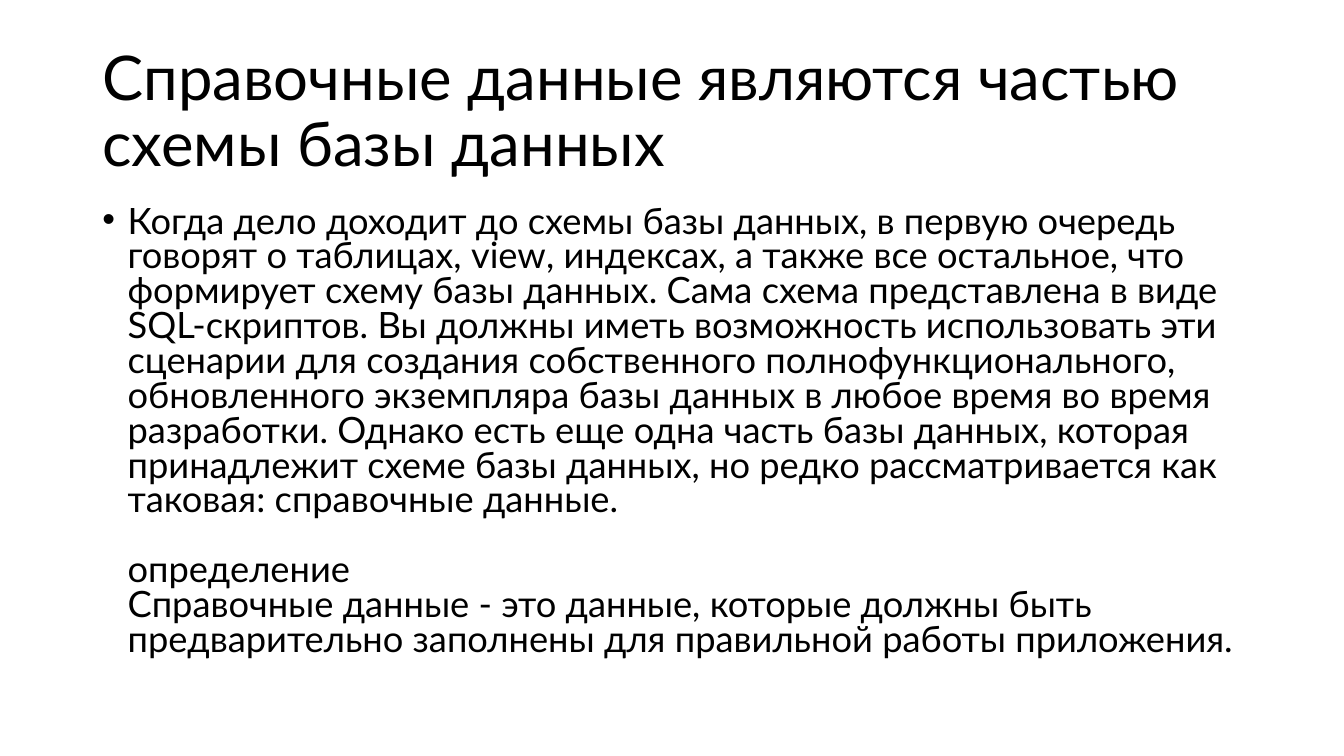
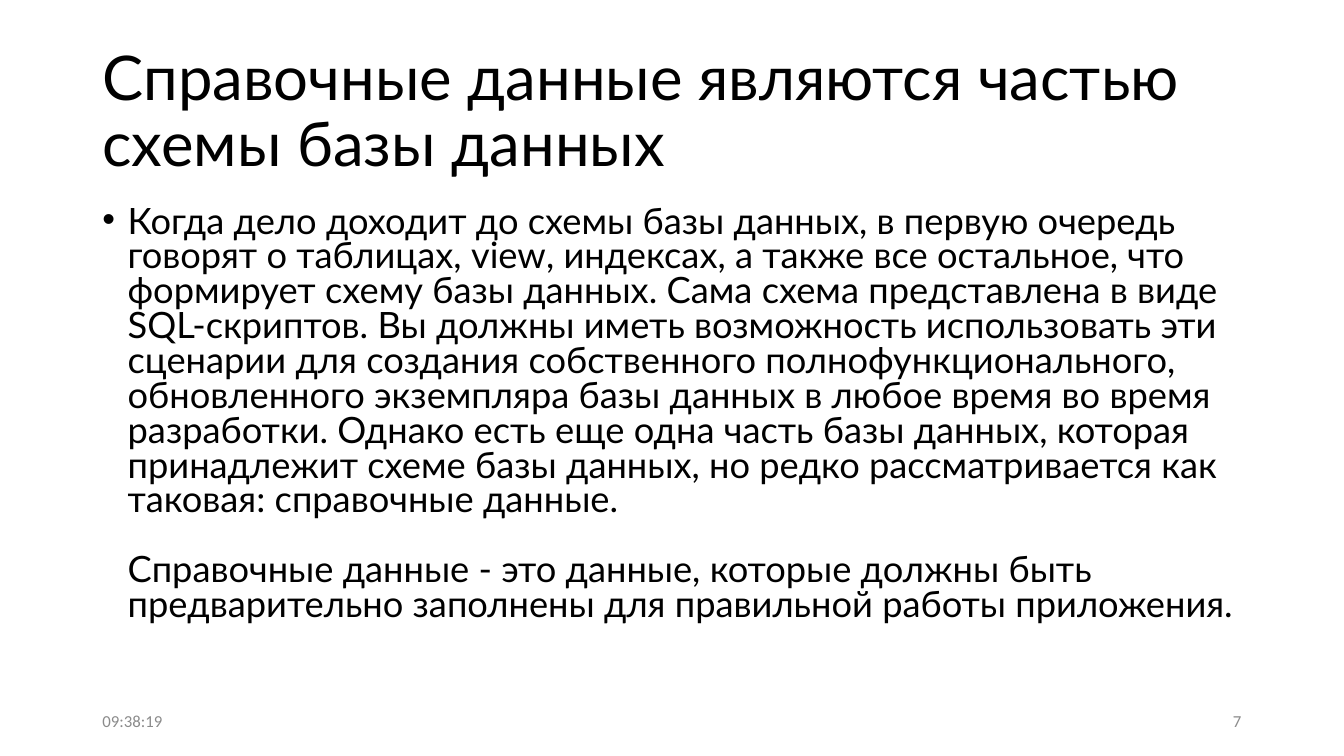
Before and after one commit to Sa1Gur/DbTest.Containers, a slide deck: slide 7 of DbaseTesting.pptx. Drawn at 1344x756 pixels with LibreOffice and Linux fonts; fonts in the diff are those of the drawing. Boxes give left, top, right and bottom in pixels: in the first picture for what was removed or moved away, otherwise in the second. Text is boxed around its words. In the diff, an @@ line names an element or a change of style, - is before the commit and + after.

```diff
--- a/DbaseTesting.pptx
+++ b/DbaseTesting.pptx
@@ text at bbox=[128, 208, 1232, 624]: text changed @@
-• Когда дело доходит до схемы базы данных, в первую очередь говорят о таблицах, view, индексах, а также все остальное, что формирует схему базы данных. Сама схема представлена в виде SQL-скриптов. Вы должны иметь возможность использовать эти сценарии для создания собственного полнофункционального, обновленного экземпляра базы данных в любое время во время разработки. Однако есть еще одна часть базы данных, которая принадлежит схеме базы данных, но редко рассматривается как таковая: справочные данные.
-  определение
-  Справочные данные - это данные, которые должны быть предварительно заполнены для правильной работы приложения.
+• Когда дело доходит до схемы базы данных, в первую очередь говорят о таблицах, view, индексах, а также все остальное, что формирует схему базы данных. Сама схема представлена в виде SQL-скриптов. Вы должны иметь возможность использовать эти сценарии для создания собственного полнофункционального, обновленного экземпляра базы данных в любое время во время разработки. Однако есть еще одна часть базы данных, которая принадлежит схеме базы данных, но редко рассматривается как таковая: справочные данные.
+  Справочные данные - это данные, которые должны быть предварительно заполнены для правильной работы приложения.
@@ text added at bbox=[102, 715, 162, 727], 12 pt, text #8C8C8C @@
+09:38:19
@@ page number added at bbox=[1233, 716, 1241, 727], 12 pt, text #8C8C8C @@
+7
```
Also in this commit, not shown: 66 other slides changed, 1 slide added, 2 slides removed.
